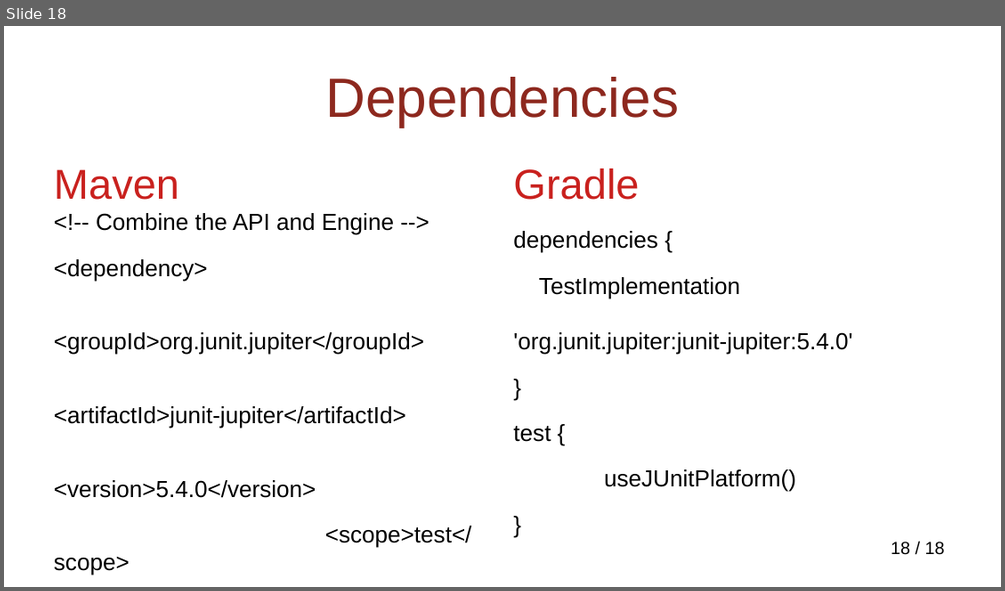
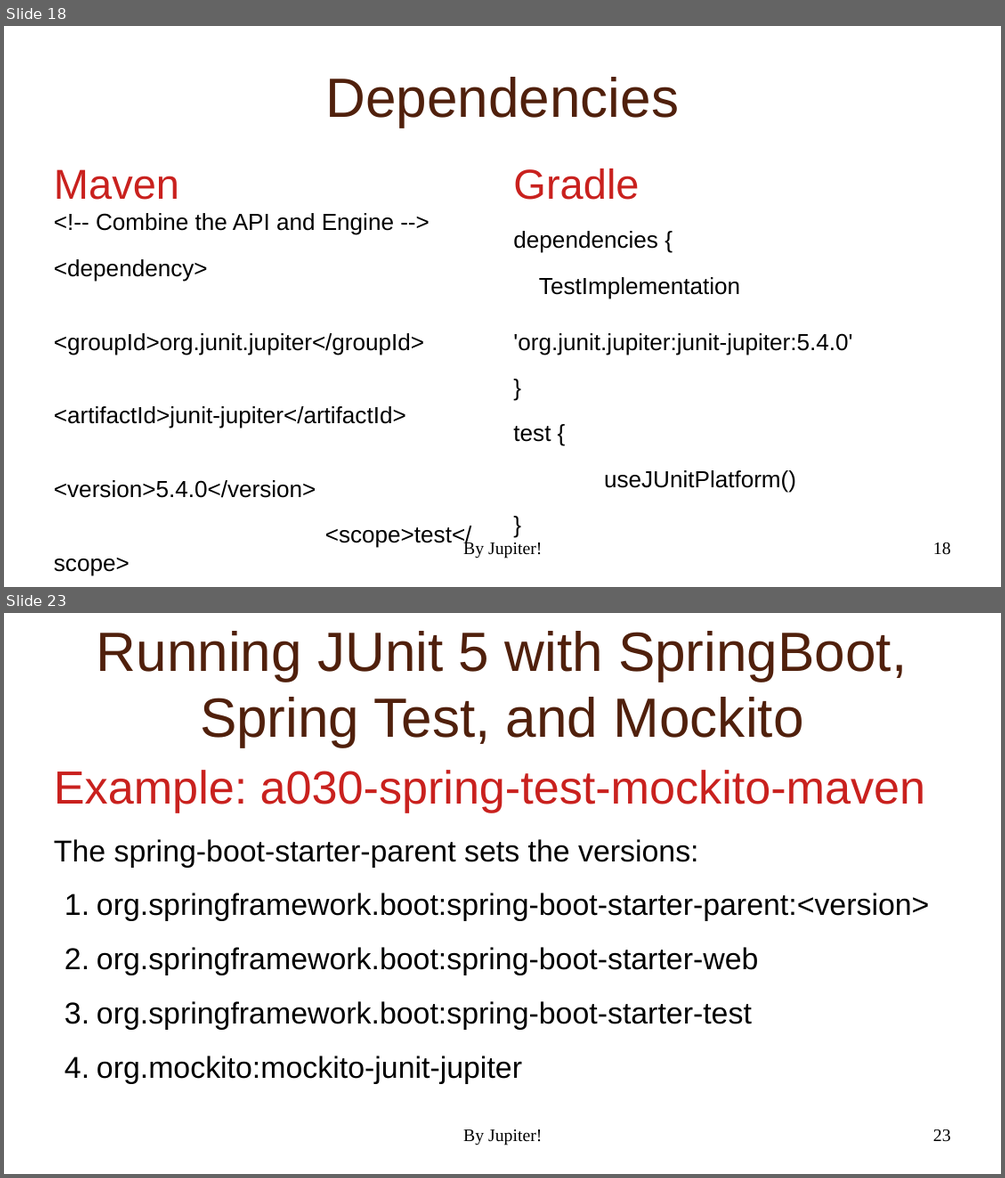
Before and after one commit to NextPoorSlob/JUnit5-Presentation-Sample-Code, a slide deck: ByJupiter.odp. Shown one above the other, each under a label of ours: slide 18 before the commit, slides 18 and 23 after it; the slides between them are not shown. The pictures are 1005x591 and 1005x1178 pixels, drawn with LibreOffice and Linux fonts; fonts in the diff are those of the drawing; background and template pictures are left out. Boxes give left, top, right and bottom in pixels: in the first picture for what was removed or moved away, otherwise in the second. Text is boxed around its words. In the diff, an @@ line names an element or a change of style, - is before the commit and + after.

```diff
--- a/ByJupiter.odp
+++ b/ByJupiter.odp
@@ slide 23 added at (4, 613, 1001, 1174), background picture (left out); not listed: 1 template element that a slide beside it also shows @@
@@ title added at (97, 631, 906, 747), 44 pt, text #50200C @@
+Running JUnit 5 with SpringBoot, Spring Test, and Mockito
@@ text added at (54, 770, 930, 1083), 24.1 pt, text #000000 @@
+Example: a030-spring-test-mockito-maven
+The spring-boot-starter-parent sets the versions:
+1. org.springframework.boot:spring-boot-starter-parent:<version>
+2. org.springframework.boot:spring-boot-starter-web
+3. org.springframework.boot:spring-boot-starter-test
+4. org.mockito:mockito-junit-jupiter
@@ text added at (463, 1129, 542, 1145), 14 pt, text #000000 @@
+By Jupiter!
@@ slide 18 changed as well @@
@@ title "Dependencies" at (325, 77, 679, 127): text colour #8D281E to #50200C @@
@@ text added at (463, 540, 542, 558), 14 pt, text #000000 @@
+By Jupiter!
@@ page number at (933, 542, 951, 555): text changed; font Arial to Times New Roman @@
-18 / 18
+18
```
Also in this commit, not shown: 17 other slides changed, 15 other slides added.
